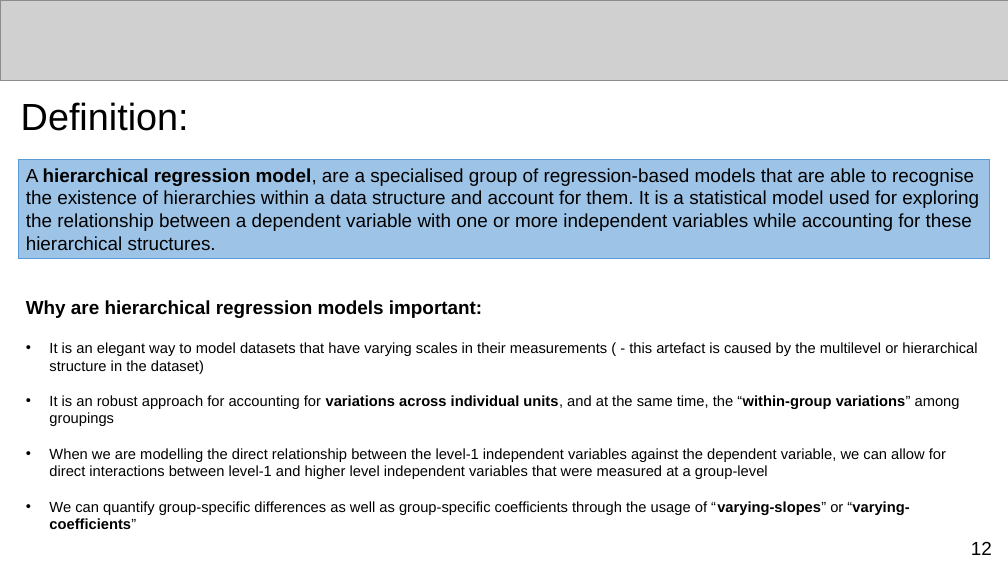
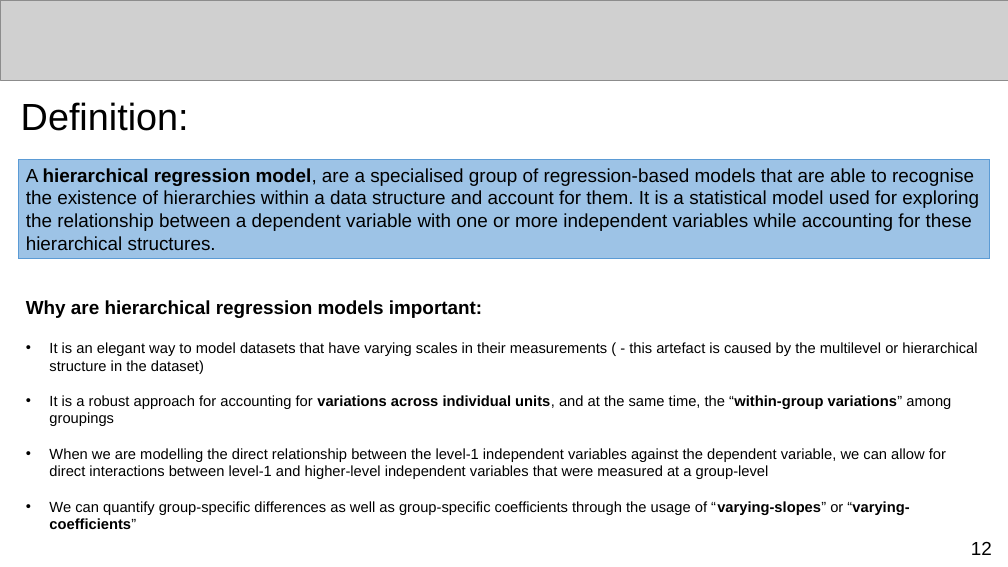
Before and after one commit to UCLPG-MSC-SGDS/GEOG0125, a slide deck: slide 12 of Lecture_notes_ppt/GEOG0125 Week 7 Lecture - Bayesian Hierarchical Models.pptx. Drawn at 1008x567 pixels with LibreOffice and Linux fonts; fonts in the diff are those of the drawing; grey boxes stand for pictures. Boxes give left, top, right and bottom in pixels: in the first picture for what was removed or moved away, otherwise in the second. Text is boxed around its words. In the diff, an @@ line names an element or a change of style, - is before the commit and + after.

```diff
--- a/Lecture_notes_ppt/GEOG0125 Week 7 Lecture - Bayesian Hierarchical Models.pptx
+++ b/Lecture_notes_ppt/GEOG0125 Week 7 Lecture - Bayesian Hierarchical Models.pptx
@@ text at (49, 395, 951, 479): text changed @@
-• It is an robust approach for accounting for variations across individual units, and at the same time, the “within-group variations” among groupings
-• When we are modelling the direct relationship between the level-1 independent variables against the dependent variable, we can allow for direct interactions between level-1 and higher level independent variables that were measured at a group-level
+• It is a robust approach for accounting for variations across individual units, and at the same time, the “within-group variations” among groupings
+• When we are modelling the direct relationship between the level-1 independent variables against the dependent variable, we can allow for direct interactions between level-1 and higher-level independent variables that were measured at a group-level
```
Also in this commit, not shown: 10 other slides changed, 5 slides added, 3 slides removed, 2 other files.
